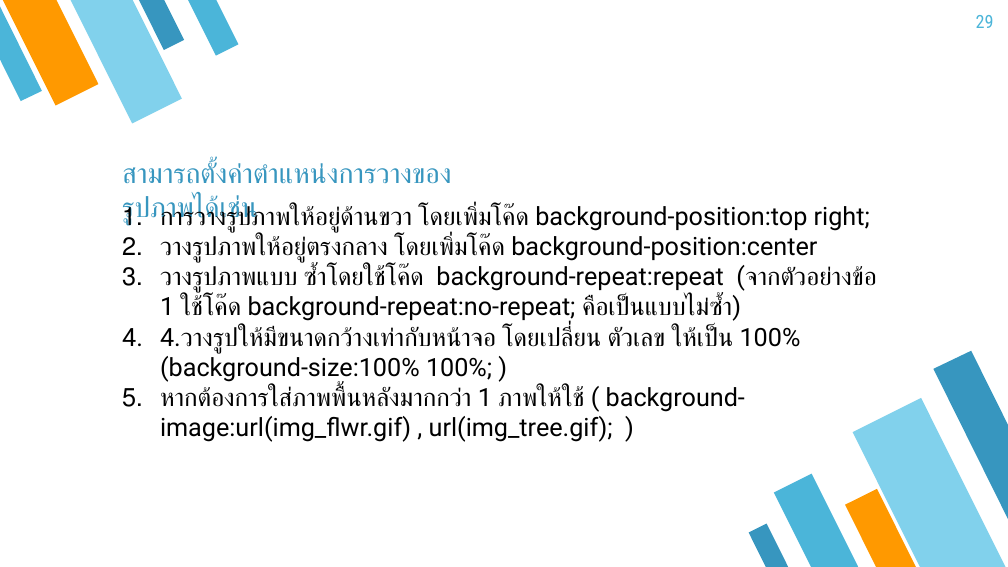
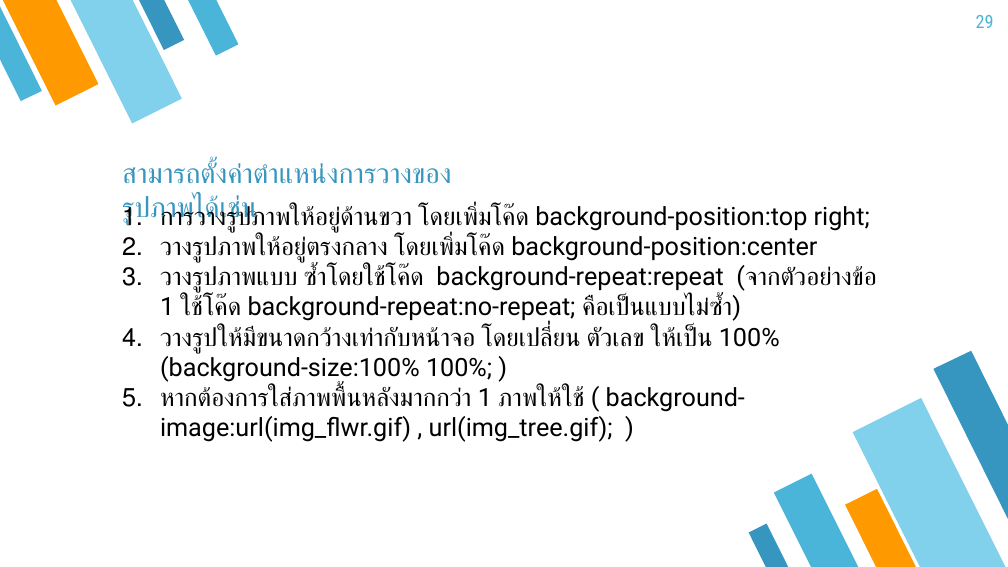
Before and after one commit to tinnakorn03/html5css3.code, a slide deck: slide 29 of file/CSS3.pptx. Drawn at 1008x567 pixels with LibreOffice and Linux fonts; fonts in the diff are those of the drawing. Boxes give left, top, right and bottom in pixels: in the first picture for what was removed or moved away, otherwise in the second. Text is boxed around its words. In the diff, an @@ line names an element or a change of style, - is before the commit and + after.

```diff
--- a/file/CSS3.pptx
+++ b/file/CSS3.pptx
@@ text at box(160, 326, 780, 382): text changed @@
-4. 4.วางรูปให้มีขนาดกว้างเท่ากับหน้าจอ โดยเปลี่ยน ตัวเลข ให้เป็น 100% (background-size:100% 100%; )
+4. วางรูปให้มีขนาดกว้างเท่ากับหน้าจอ โดยเปลี่ยน ตัวเลข ให้เป็น 100% (background-size:100% 100%; )
```
Also in this commit, not shown: 11 other slides changed, 4 slides removed, 8 other files.
